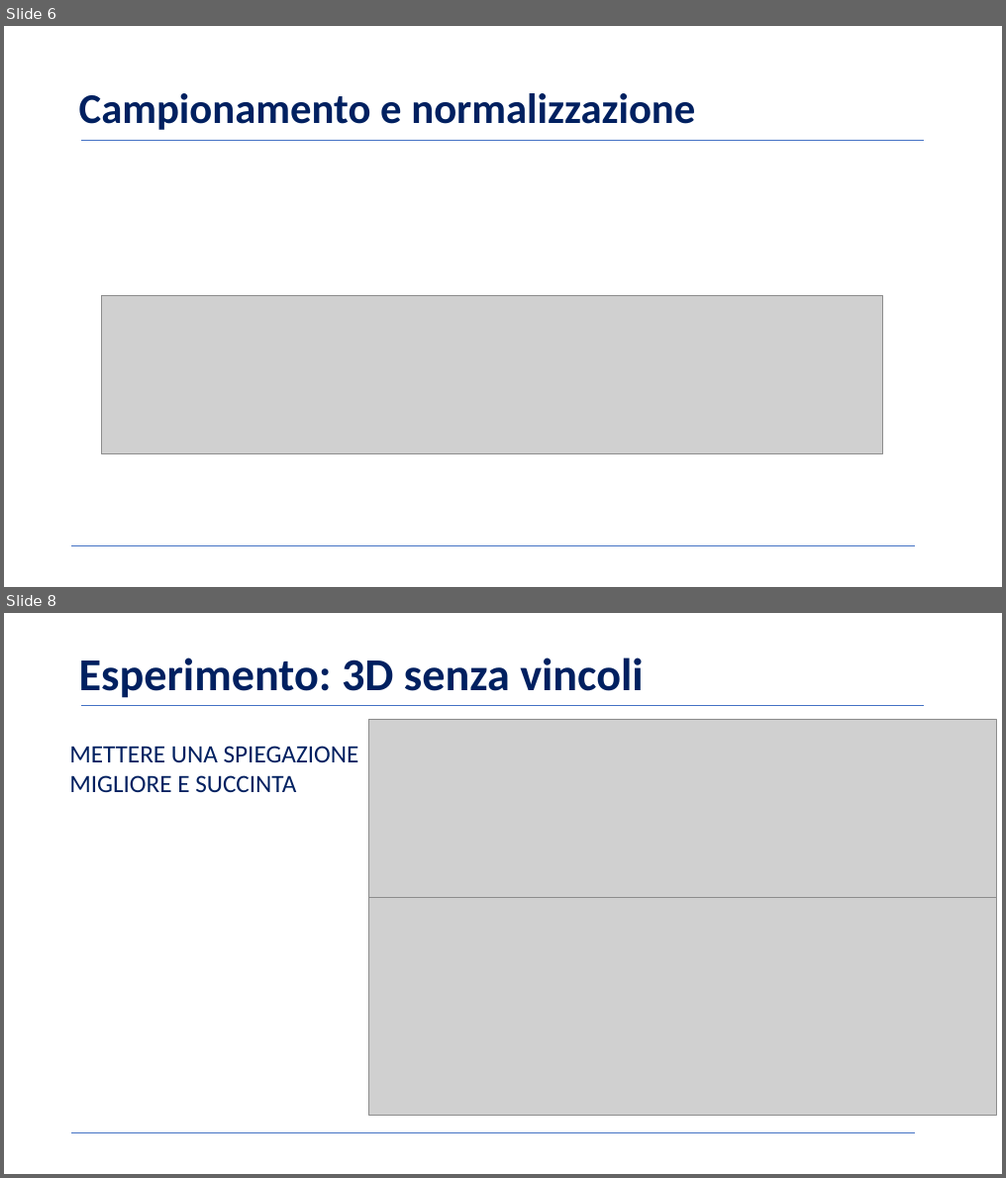
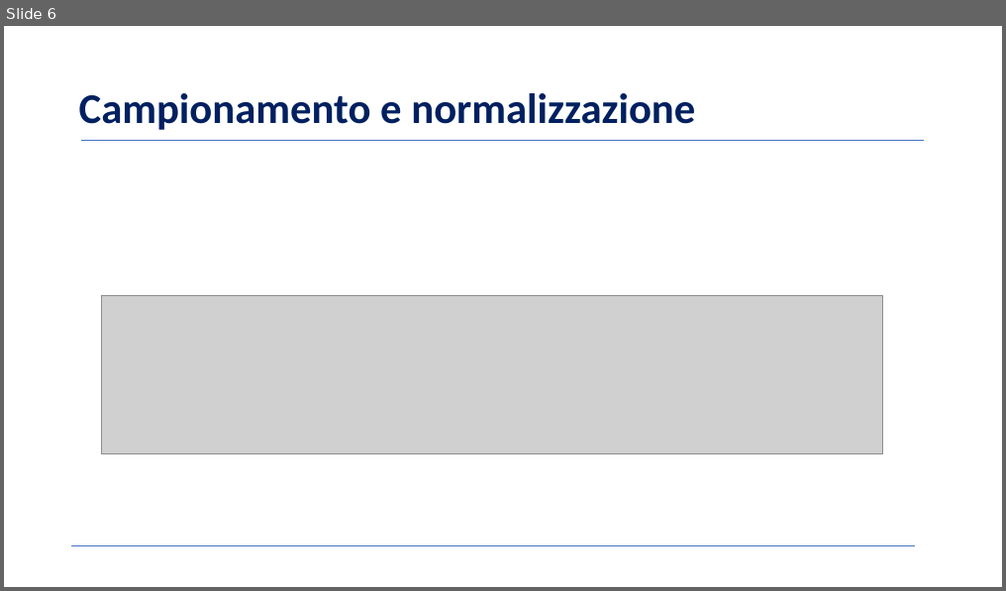
Before and after one commit to BernardoGiordano/NelderMeadMethod, a slide deck: writeup/Slides.pptx. Shown one above the other, each under a label of ours: slides 6 and 8 before the commit, slide 6 after it; the slides between them are not shown. The pictures are 1006x1178 and 1006x591 pixels, drawn with LibreOffice and Linux fonts; fonts in the diff are those of the drawing; grey boxes stand for pictures; background and template pictures are left out. Boxes give left, top, right and bottom in pixels: in the first picture for what was removed or moved away, otherwise in the second. Text is boxed around its words. In the diff, an @@ line names an element or a change of style, - is before the commit and + after.

```diff
--- a/writeup/Slides.pptx
+++ b/writeup/Slides.pptx
@@ slide 8 removed at bbox=[4, 613, 1002, 1174], background picture (left out) @@
@@ text removed at bbox=[79, 658, 643, 698] @@
-Esperimento: 3D senza vincoli
@@ line removed from (81, 706) to (924, 706) @@
@@ picture removed at bbox=[369, 719, 997, 912] @@
@@ text removed at bbox=[69, 746, 359, 792] @@
-METTERE UNA SPIEGAZIONE MIGLIORE E SUCCINTA
@@ picture removed at bbox=[369, 897, 997, 1115] @@
@@ line removed from (71, 1134) to (915, 1134) @@
```
Also in this commit, not shown: 5 slides changed, 2 slides added, 1 other file.
